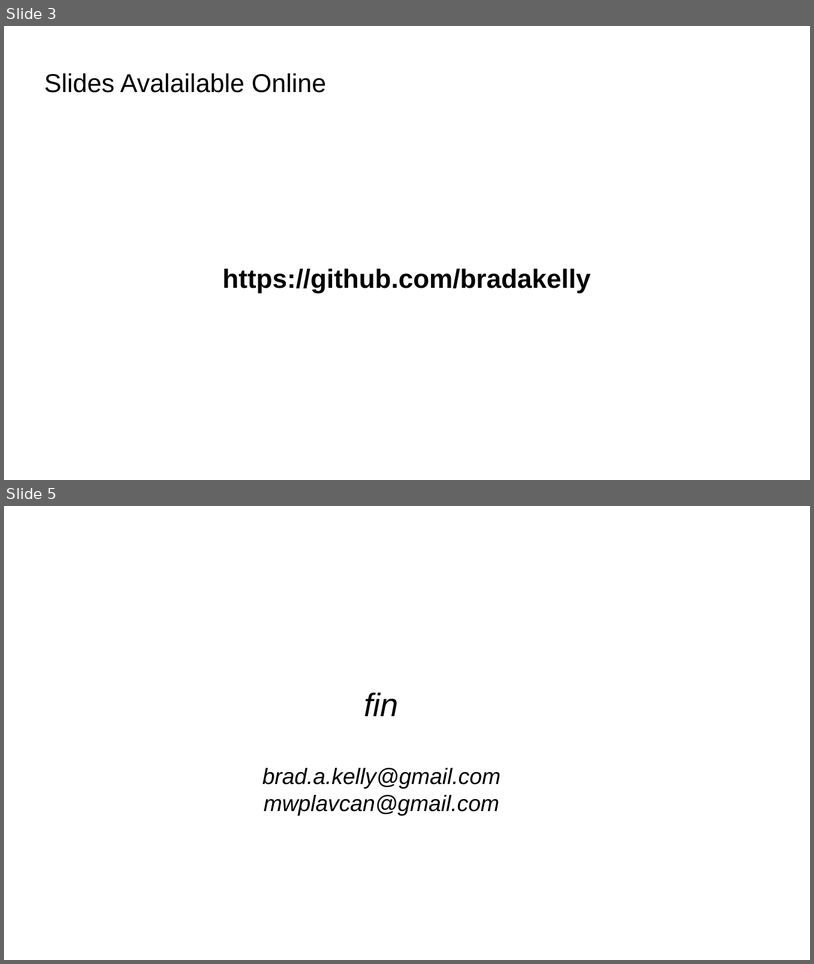
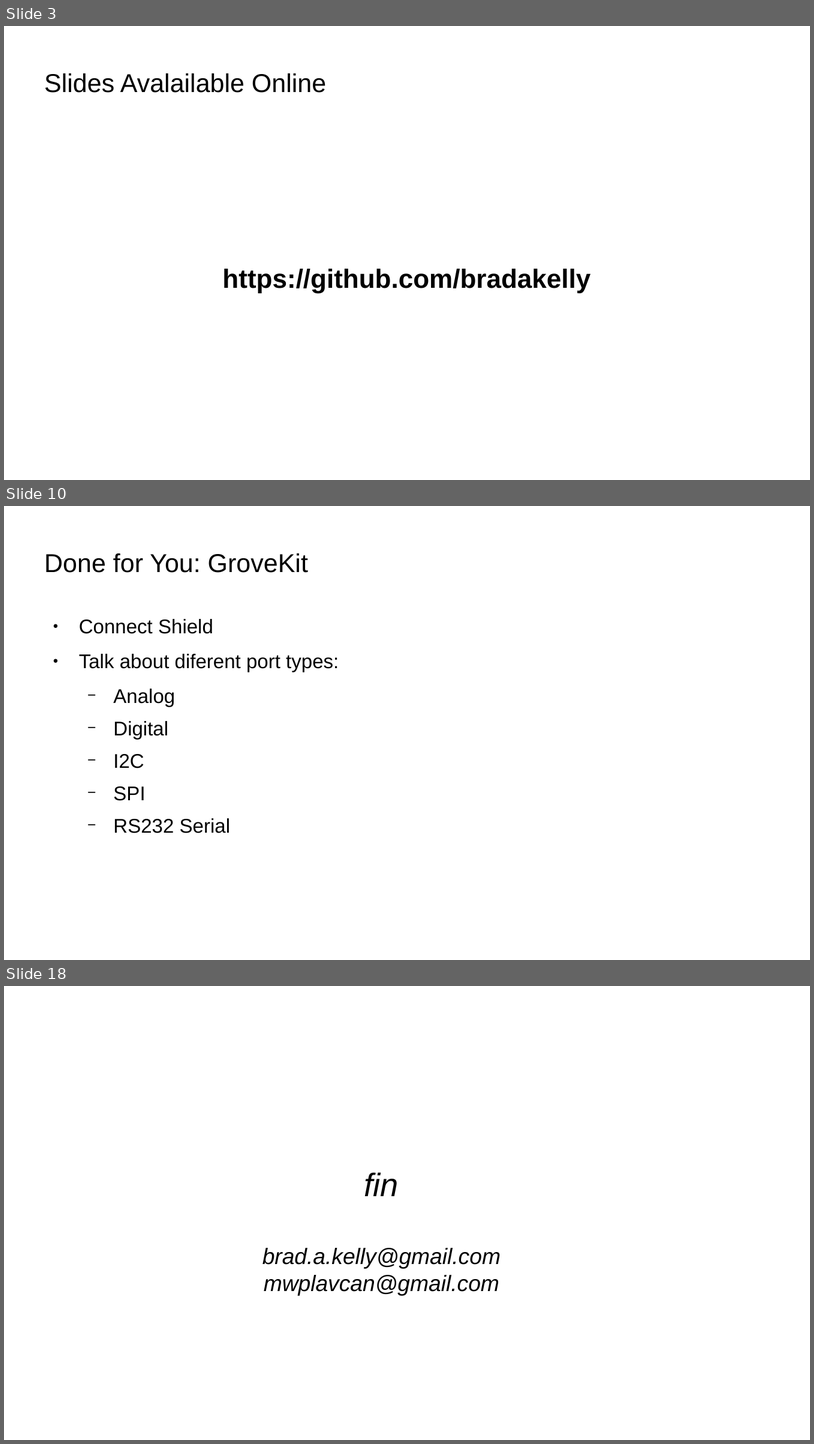
Before and after one commit to bradakelly/ArduinoDevelopmentWorkshop, a slide deck: CourseSlideshow.odp. Shown one above the other, each under a label of ours: slides 3 and 5 before the commit, slides 3, 10 and 18 after it; the slides between them are not shown. The pictures are 814x964 and 814x1444 pixels, drawn with LibreOffice and Linux fonts; fonts in the diff are those of the drawing; background and template pictures are left out. Boxes give left, top, right and bottom in pixels: in the first picture for what was removed or moved away, otherwise in the second. Text is boxed around its words. In the diff, an @@ line names an element or a change of style, - is before the commit and + after.

```diff
--- a/CourseSlideshow.odp
+++ b/CourseSlideshow.odp
@@ slide 10 added at <box>4,506,810,960</box>, background picture (left out) @@
@@ title added at <box>44,553,308,573</box>, 25.4 pt, text #000000 @@
+Done for You: GroveKit
@@ text added at <box>79,619,339,833</box>, 19.5 pt, text #000000 @@
+● Connect Shield
+● Talk about diferent port types:
+  − Analog
+  − Digital
+  − I2C
+  − SPI
+  − RS232 Serial
@@ what was slide 5 is now slide 18 @@
```
Also in this commit, not shown: 13 other slides added, 1 slide removed.
